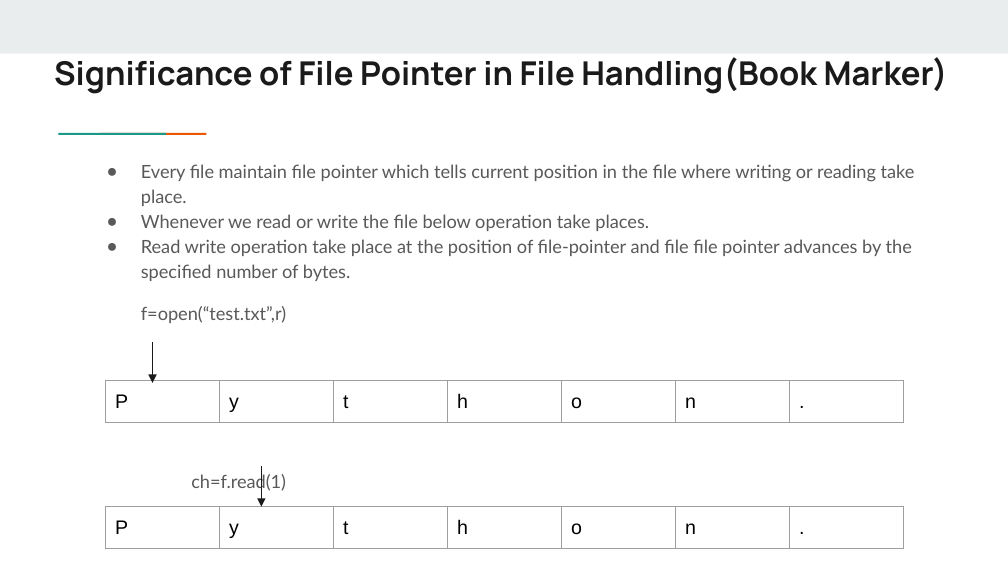
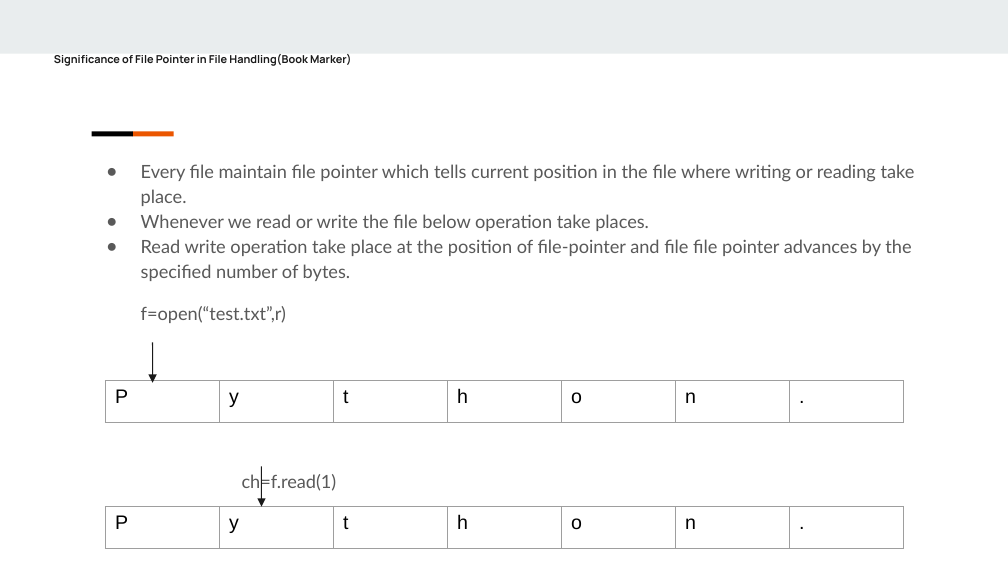
Before and after one commit to MohitBis/Python_Learnings, a slide deck: slide 17 of File Handling.pptx. Drawn at 1008x567 pixels with LibreOffice and Linux fonts; fonts in the diff are those of the drawing. Boxes give left, top, right and bottom in pixels: in the first picture for what was removed or moved away, otherwise in the second. Text is boxed around its words. In the diff, an @@ line names an element or a change of style, - is before the commit and + after.

```diff
--- a/File Handling.pptx
+++ b/File Handling.pptx
@@ text "Significance of File Pointer in ..." at [54, 54, 351, 66]: size 23.4 to 7.8 pt @@
@@ rectangle at [92, 131, 133, 136]: fill #1A9988 to #000000 @@
@@ table at [105, 380, 902, 422] @@
@@ borders changed @@
@@ table: place and size @@
-table at [105, 507, 902, 567]
+table at [105, 380, 902, 422]
@@ arrow removed from (261, 467) to (261, 507) @@
@@ freeform shape added at [261, 467, 261, 507], outline #1A1A1A 0.74 pt @@
@@ table at [105, 507, 902, 549] @@
@@ borders changed @@
@@ table: place and size @@
-table at [105, 380, 902, 567]
+table at [105, 507, 902, 549]
```
Also in this commit, not shown: 28 other slides changed.
